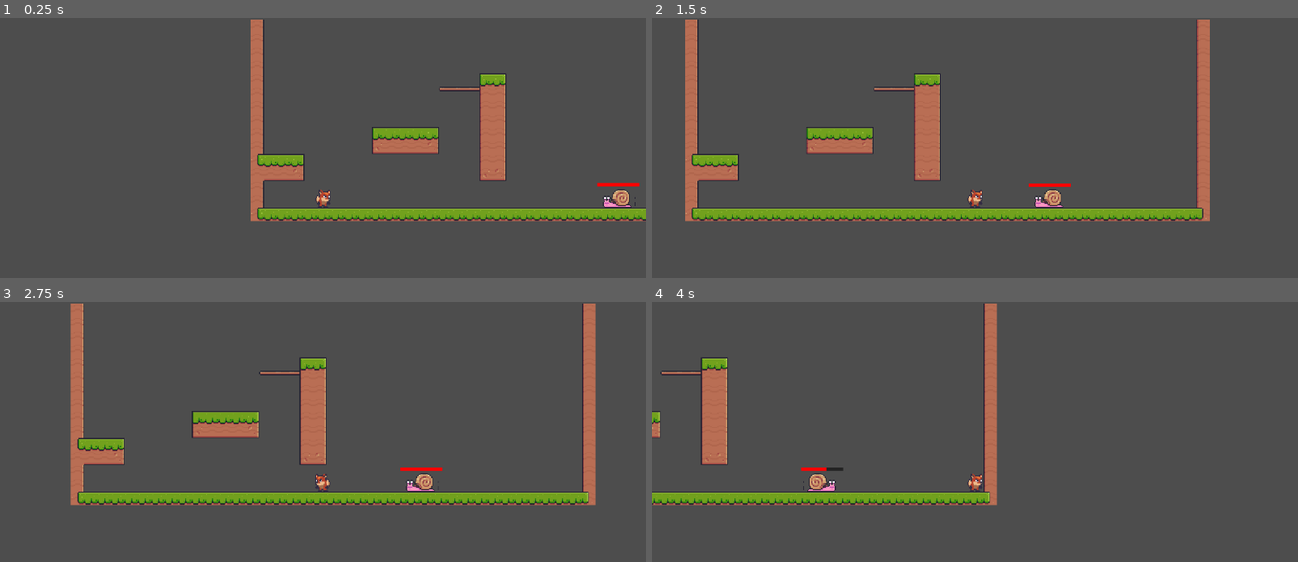
Above: before the commit, frames 1-4 (two rows, left to right).
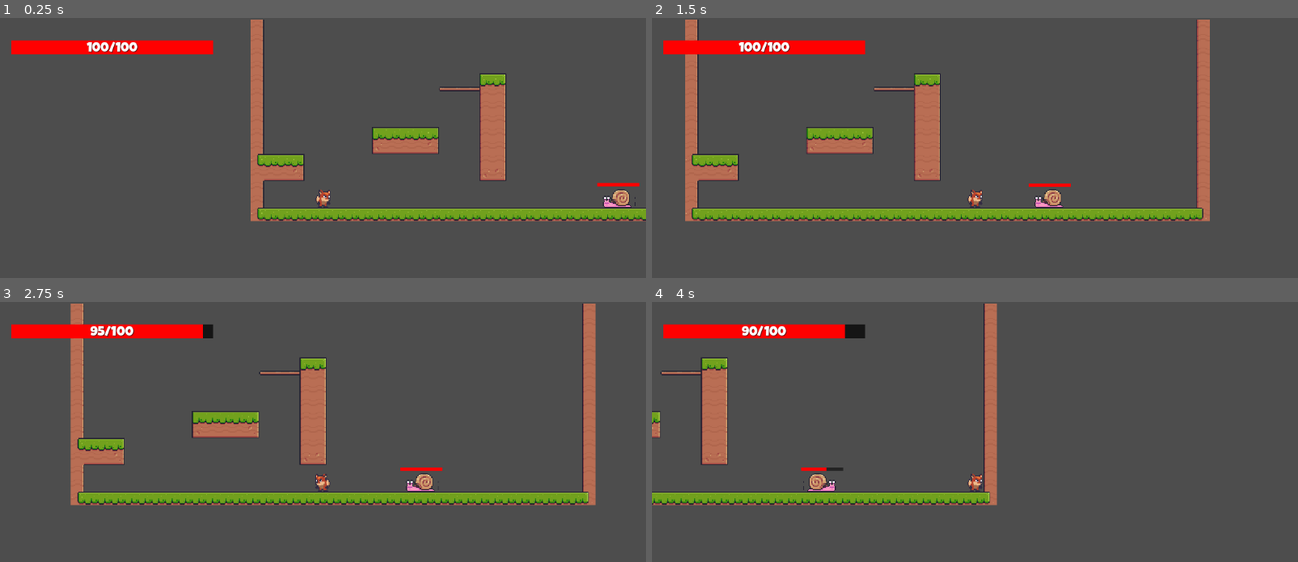
Above: after the commit, the same moments.

Repository: BrownJason/Godot-Testing
Game: Godot game, scene res://scenes/level/level.tscn
Two runs of this game, one before a commit and one after it. Both use one fixed random seed, a clock stepped at 60 frames per second and the inputs below.
Inputs (mouse positions are in pixels of both pictures, inside the frame that each line leads up to):
- Up to frame 1 (0.25 s): no input
- Up to frame 2 (1.5 s): tap Enter at 0.5 s; move the mouse to (1117, 181) at 0.52 s; hold D (move_right) from 0.53 s (still down); click (1117, 181) at 0.6 s; tap Space (jump) at 0.77 s; move the mouse to (845, 218) at 1.27 s; click (845, 218) at 1.35 s
- Up to frame 3 (2.75 s): tap Space (jump) at 1.52 s; move the mouse to (387, 403) at 2.02 s; release D (move_right) at 2.03 s; hold A (move_left) from 2.03 s (still down); click (387, 403) at 2.1 s
- Up to frame 4 (4 s): move the mouse to (942, 556) at 2.77 s; release A (move_left) at 2.78 s; hold D (move_right) from 2.78 s (still down); click (942, 556) at 2.85 s; tap Space (jump) at 3.02, 3.77 s; move the mouse to (1168, 538) at 3.52 s; click (1168, 538) at 3.6 s

The runs differ from the first frame. In frame 1, 1.7% of the frame differs, in the area x 1-34%, y 8-14%; in frame 2, 1.7%; in frame 3, 1.7%; in frame 4, 1.7%.

Commit message:
Added hit box for base enemy, will need to add attacking for better functionality - Added Health UI

Diff:
--- a/Base_Enemy.gd
+++ b/Base_Enemy.gd
@@ -9,6 +9,8 @@
 @onready var sprite_2d = $Sprite2D
 @onready var damage_label = $DamageLabel
 
+signal facing_dir_changed(facing_right: bool)
+
 func _ready():
 	damage_label.value = health_comp._health
 	damage_label.max_value = health_comp._health
@@ -19,15 +21,19 @@
 		move_comp.enemy_chase(self, player, delta)
 		velocity.y = 0
 
-	if velocity.x < 0:
-		sprite_2d.flip_h = false
-	if velocity.x > 0:
-		sprite_2d.flip_h = true
-
 	if velocity.x != 0 and !player:
 		move_toward(velocity.x, 0.0, delta)
 
 	move_and_slide()
+	update_facing_dir()
+
+func update_facing_dir():
+	if velocity.x < 0:
+		sprite_2d.flip_h = false
+		emit_signal("facing_dir_changed", false)
+	if velocity.x > 0:
+		sprite_2d.flip_h = true
+		emit_signal("facing_dir_changed", true)
 
 func take_damage(damage):
 	health_comp.take_damage(damage)
@@ -38,3 +44,8 @@
 
 func _on_area_2d_body_exited(body):
 	player = null
+
+func _on_hit_box_body_entered(body):
+	print(body)
+	if body == player:
+		damage_comp.deal_damage_on_hit(body)
--- a/scenes/base_entitys/base_enemy.tscn
+++ b/scenes/base_entitys/base_enemy.tscn
@@ -1,10 +1,12 @@
-[gd_scene load_steps=12 format=3 uid="uid://csb2yi1ofxq81"]
+[gd_scene load_steps=15 format=3 uid="uid://csb2yi1ofxq81"]
 
 [ext_resource type="Script" path="res://Base_Enemy.gd" id="1_c622x"]
 [ext_resource type="Script" path="res://scenes/components/health/health_component.gd" id="2_srwyq"]
 [ext_resource type="Texture2D" uid="uid://bh4gri7usnvtg" path="res://assest/snail.png" id="3_kjgyi"]
 [ext_resource type="Script" path="res://scenes/components/movement/movement_component.gd" id="4_2dg02"]
 [ext_resource type="Script" path="res://scenes/components/damage/damage_component.gd" id="4_wq2uh"]
+[ext_resource type="PackedScene" uid="uid://crjctvja1x4ew" path="res://scenes/components/hit_box/hit_box_enemy_comp.tscn" id="6_i5f37"]
+[ext_resource type="Script" path="res://scenes/player/facing_dir.gd" id="6_wbfps"]
 
 [sub_resource type="CapsuleShape2D" id="CapsuleShape2D_er461"]
 height = 36.0
@@ -28,6 +30,8 @@
 gradient = SubResource("Gradient_oq6cq")
 width = 50
 
+[sub_resource type="RectangleShape2D" id="RectangleShape2D_f5ct4"]
+
 [node name="Base_Enemy" type="CharacterBody2D" node_paths=PackedStringArray("health_comp", "damage_comp", "move_comp")]
 collision_layer = 4
 script = ExtResource("1_c622x")
@@ -39,9 +43,13 @@
 script = ExtResource("2_srwyq")
 _max_health = 50.0
 
-[node name="DamageComponent" type="Node" parent="."]
+[node name="DamageComponent" type="Node" parent="." node_paths=PackedStringArray("cooldown_timer")]
 script = ExtResource("4_wq2uh")
 _damage_amount = 5.0
+cooldown_timer = NodePath("CooldownTimer")
+
+[node name="CooldownTimer" type="Timer" parent="DamageComponent"]
+wait_time = 1.5
 
 [node name="MovementComponent" type="Node" parent="."]
 script = ExtResource("4_2dg02")
@@ -56,11 +64,11 @@
 rotation = 1.5708
 shape = SubResource("CapsuleShape2D_er461")
 
-[node name="Area2D" type="Area2D" parent="."]
+[node name="ChaseZone" type="Area2D" parent="."]
 collision_layer = 4
 collision_mask = 2
 
-[node name="CollisionShape2D" type="CollisionShape2D" parent="Area2D"]
+[node name="CollisionShape2D" type="CollisionShape2D" parent="ChaseZone"]
 shape = SubResource("CircleShape2D_mps3d")
 
 [node name="DamageLabel" type="TextureProgressBar" parent="."]
@@ -81,5 +89,17 @@
 texture_under = SubResource("GradientTexture1D_iutdi")
 texture_progress = SubResource("GradientTexture1D_bqkx0")
 
-[connection signal="body_entered" from="Area2D" to="." method="_on_area_2d_body_entered"]
-[connection signal="body_exited" from="Area2D" to="." method="_on_area_2d_body_exited"]
+[node name="HitBox" parent="." node_paths=PackedStringArray("enemy", "facing_collision_dir") instance=ExtResource("6_i5f37")]
+enemy = NodePath("..")
+facing_collision_dir = NodePath("FacingCollisionShape")
+
+[node name="FacingCollisionShape" type="CollisionShape2D" parent="HitBox"]
+position = Vector2(-33, 0)
+shape = SubResource("RectangleShape2D_f5ct4")
+script = ExtResource("6_wbfps")
+facing_left_dir = Vector2(-33, 0)
+facing_right_dir = Vector2(33, 0)
+
+[connection signal="body_entered" from="ChaseZone" to="." method="_on_area_2d_body_entered"]
+[connection signal="body_exited" from="ChaseZone" to="." method="_on_area_2d_body_exited"]
+[connection signal="body_entered" from="HitBox" to="." method="_on_hit_box_body_entered"]
--- a/scenes/components/health/health_component.gd
+++ b/scenes/components/health/health_component.gd
@@ -22,6 +22,7 @@
 
 # Entity takes damage
 func take_damage(damage: float)  -> void:
+	print(damage)
 	_health -= damage
 	if _health <= 0:
 		die()
--- /dev/null
+++ b/scenes/components/hit_box/hit_box_enemy_comp.gd
@@ -0,0 +1,19 @@
+extends Area2D
+
+@export_category("Hit Box Info")
+@export var enemy: BaseEnemy
+@export var facing_collision_dir: FacingCollisionShape
+
+# Called when the node enters the scene tree for the first time.
+func _ready():
+	enemy.connect("facing_dir_changed", _on_facing_collision_dir)
+
+# Called every frame. 'delta' is the elapsed time since the previous frame.
+func _process(delta):
+	pass
+
+func _on_facing_collision_dir(facing_right):
+	if facing_right:
+		facing_collision_dir.position = facing_collision_dir.facing_right_dir
+	else:
+		facing_collision_dir.position = facing_collision_dir.facing_left_dir
--- /dev/null
+++ b/scenes/components/hit_box/hit_box_enemy_comp.tscn
@@ -0,0 +1,8 @@
+[gd_scene load_steps=2 format=3 uid="uid://crjctvja1x4ew"]
+
+[ext_resource type="Script" path="res://scenes/components/hit_box/hit_box_enemy_comp.gd" id="1_xq6tn"]
+
+[node name="HitBox" type="Area2D"]
+collision_layer = 4
+collision_mask = 2
+script = ExtResource("1_xq6tn")
--- a/scenes/level/level.tscn
+++ b/scenes/level/level.tscn
@@ -1,8 +1,9 @@
-[gd_scene load_steps=6 format=3 uid="uid://b3bo7ooxurhj7"]
+[gd_scene load_steps=7 format=3 uid="uid://b3bo7ooxurhj7"]
 
 [ext_resource type="Texture2D" uid="uid://dpcev4qc1oi6q" path="res://assest/Terrain (16x16).png" id="1_ujrtm"]
 [ext_resource type="PackedScene" uid="uid://cexfal8mi8hae" path="res://scenes/player/player.tscn" id="2_u43xh"]
 [ext_resource type="PackedScene" uid="uid://csb2yi1ofxq81" path="res://scenes/base_entitys/base_enemy.tscn" id="3_0tmhh"]
+[ext_resource type="PackedScene" uid="uid://c73nrwhn1v4jr" path="res://scenes/ui/ui_health_bar.tscn" id="4_raeig"]
 
 [sub_resource type="TileSetAtlasSource" id="TileSetAtlasSource_g36pn"]
 texture = ExtResource("1_ujrtm")
@@ -473,3 +474,9 @@
 
 [node name="Base_Enemy" parent="." instance=ExtResource("3_0tmhh")]
 position = Vector2(420, 148)
+
+[node name="CanvasLayer" type="CanvasLayer" parent="."]
+
+[node name="UIHealthBar" parent="CanvasLayer" instance=ExtResource("4_raeig")]
+offset_right = 200.0
+offset_bottom = 50.0
--- a/scenes/player/player.gd
+++ b/scenes/player/player.gd
@@ -9,6 +9,7 @@
 @onready var hit_box_component = $HitBoxComponent
 
 signal facing_dir_changed(facing_right: bool)
+signal adjust_ui_health(health: float)
 
 var enemy= null
 # Called when the node enters the scene tree for the first time.
@@ -38,3 +39,7 @@
 
 func _on_hit_box_component_body_entered(body):
 	enemy = body
+
+func take_damage(damage):
+	health_comp.take_damage(damage)
+	emit_signal("adjust_ui_health", health_comp._health)
--- a/scenes/player/player.tscn
+++ b/scenes/player/player.tscn
@@ -13,7 +13,7 @@
 [sub_resource type="RectangleShape2D" id="RectangleShape2D_plbne"]
 size = Vector2(9, 20)
 
-[node name="Player" type="CharacterBody2D" node_paths=PackedStringArray("health_comp", "damage_comp", "move_comp")]
+[node name="Player" type="CharacterBody2D" node_paths=PackedStringArray("health_comp", "damage_comp", "move_comp") groups=["Player"]]
 collision_layer = 2
 script = ExtResource("1_uxxst")
 health_comp = NodePath("HealthComponent")
--- /dev/null
+++ b/scenes/ui/ui_health_bar.gd
@@ -0,0 +1,21 @@
+extends Control
+
+@export var player: Player
+@onready var texture_progress_bar = $MarginContainer/TextureProgressBar
+@onready var health_label = $MarginContainer/TextureProgressBar/HealthLabel
+
+# Called when the node enters the scene tree for the first time.
+func _ready():
+	player = get_tree().get_nodes_in_group("Player")[0]
+	texture_progress_bar.value = player.health_comp._health
+	texture_progress_bar.max_value = player.health_comp._max_health
+	health_label.text = str(texture_progress_bar.value) + "/" + str(texture_progress_bar.max_value)
+	player.connect("adjust_ui_health", adjust_ui_health)
+
+# Called every frame. 'delta' is the elapsed time since the previous frame.
+func _process(delta):
+	pass
+
+func adjust_ui_health(_health):
+	texture_progress_bar.value = _health
+	health_label.text = str(texture_progress_bar.value) + "/" + str(texture_progress_bar.max_value)
--- /dev/null
+++ b/scenes/ui/ui_health_bar.tscn
@@ -0,0 +1,67 @@
+[gd_scene load_steps=8 format=3 uid="uid://c73nrwhn1v4jr"]
+
+[ext_resource type="Script" path="res://scenes/ui/ui_health_bar.gd" id="1_cvtba"]
+[ext_resource type="FontFile" uid="uid://c7drv0ctoigoh" path="res://assest/LuckiestGuy-Regular.ttf" id="2_ell18"]
+
+[sub_resource type="Gradient" id="Gradient_blutf"]
+offsets = PackedFloat32Array(1)
+colors = PackedColorArray(0, 0, 0, 0.729412)
+
+[sub_resource type="GradientTexture1D" id="GradientTexture1D_3xptv"]
+gradient = SubResource("Gradient_blutf")
+width = 200
+
+[sub_resource type="Gradient" id="Gradient_1ylq7"]
+offsets = PackedFloat32Array(0)
+colors = PackedColorArray(1, 0, 0, 1)
+
+[sub_resource type="GradientTexture1D" id="GradientTexture1D_2yv0v"]
+gradient = SubResource("Gradient_1ylq7")
+width = 200
+
+[sub_resource type="LabelSettings" id="LabelSettings_r4mya"]
+font = ExtResource("2_ell18")
+font_size = 24
+shadow_color = Color(0.0509804, 0.0509804, 0.0509804, 0.611765)
+
+[node name="UIHealthBar" type="Control"]
+custom_minimum_size = Vector2(200, 50)
+layout_mode = 3
+anchors_preset = 0
+script = ExtResource("1_cvtba")
+
+[node name="MarginContainer" type="MarginContainer" parent="."]
+custom_minimum_size = Vector2(200, 50)
+layout_mode = 1
+anchors_preset = 15
+anchor_right = 1.0
+anchor_bottom = 1.0
+offset_right = 200.0
+offset_bottom = 35.0
+grow_horizontal = 2
+grow_vertical = 2
+theme_override_constants/margin_left = 20
+theme_override_constants/margin_top = 40
+theme_override_constants/margin_right = 20
+theme_override_constants/margin_bottom = 20
+
+[node name="TextureProgressBar" type="TextureProgressBar" parent="MarginContainer"]
+layout_mode = 2
+nine_patch_stretch = true
+stretch_margin_top = 25
+texture_under = SubResource("GradientTexture1D_3xptv")
+texture_progress = SubResource("GradientTexture1D_2yv0v")
+
+[node name="HealthLabel" type="Label" parent="MarginContainer/TextureProgressBar"]
+layout_mode = 1
+anchors_preset = 15
+anchor_right = 1.0
+anchor_bottom = 1.0
+offset_top = 3.0
+offset_bottom = 3.0
+grow_horizontal = 2
+grow_vertical = 2
+text = "00/00"
+label_settings = SubResource("LabelSettings_r4mya")
+horizontal_alignment = 1
+vertical_alignment = 2
